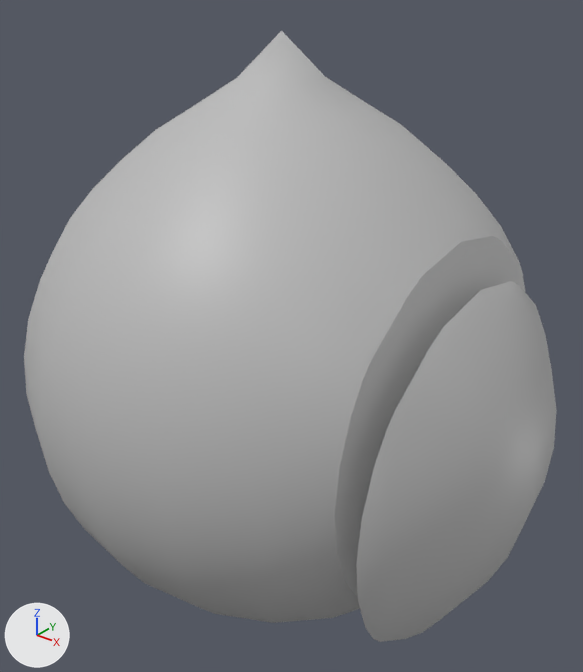
One commit to the FBX model Assets/Models/FBXOnion/2of6Onion.fbx: the scene before it, then after it.
One viewpoint serves both versions: a 50 mm camera at (0.0185, -0.0225, 0.0153) aimed at (0.0001, 0.0004, 0.001). The lights are fixed; the arrows at lower left show +X, +Y and +Z. Where no turn or scale is listed for an object, it has been applied to the vertices.
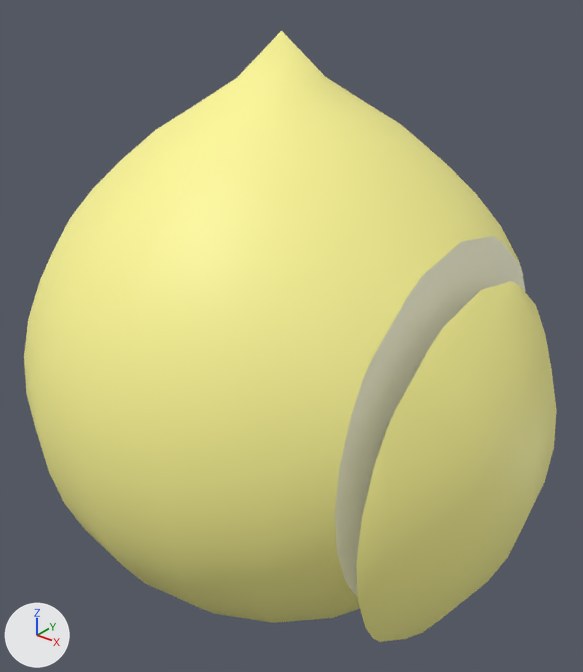
Pixel boxes (x1, y1, x2, y2) of what changed, in the pictures (583 x 672 px):
part 1 of me_mesh, recoloured (grey to yellow)
    both: (24, 31, 557, 642)
part 2 of me_mesh, recoloured
    both: (335, 236, 525, 596)

The change in detail:
Material 'phong1' (mat_phong1) is new.
Its base color is (1.0, 0.954, 0.308) (yellow #fffa97).
Its roughness is 0.553.
Material 'lambert2' (mat_lambert2) is new.
Its base color is (1.0, 0.979, 0.686) (white #fffdd8).
me_mesh has 438 vertices, 430 faces and spans x -0.01..0.0108, y -0.01..0.01, z -0.0126..0.0126.
me_mesh is used by ob_psphere1; location (0.0, 0.0, 0.0).
me_mesh part 1: 428 of the faces centred in x -0.0097..0.0105, y -0.0097..0.0097, z -0.0116..0.0116 switch from mat_lambert1 (grey #bcbcbc) to mat_phong1 (yellow #fffa97).
me_mesh part 2: all 2 faces centred in x 0.0074..0.0082, y 0.0, z -0.0015..0.0 switch from mat_lambert1 (grey #bcbcbc) to mat_lambert2 (white #fffdd8).
